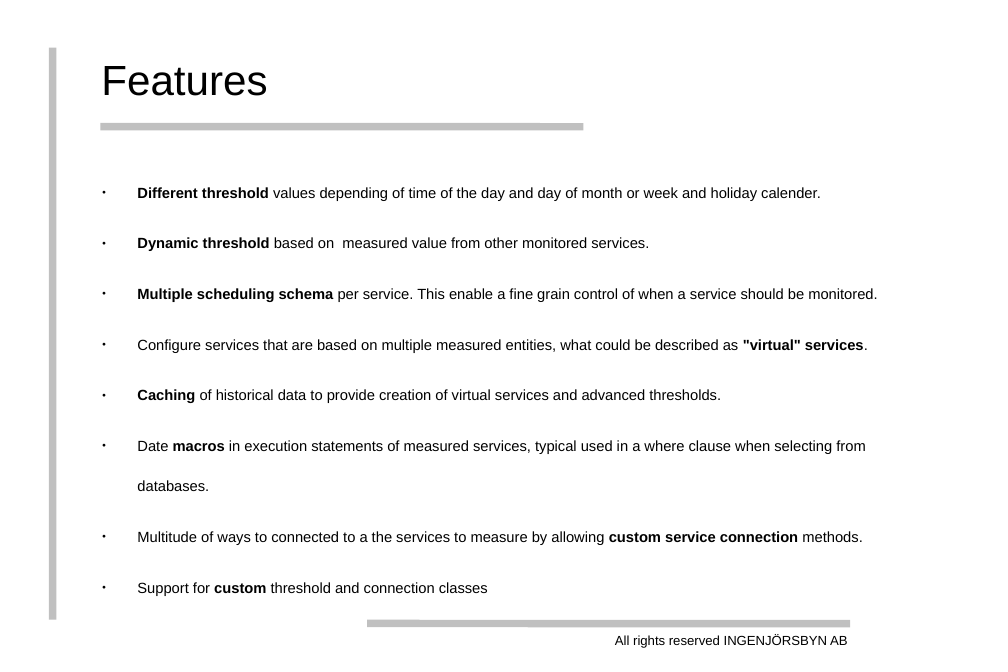
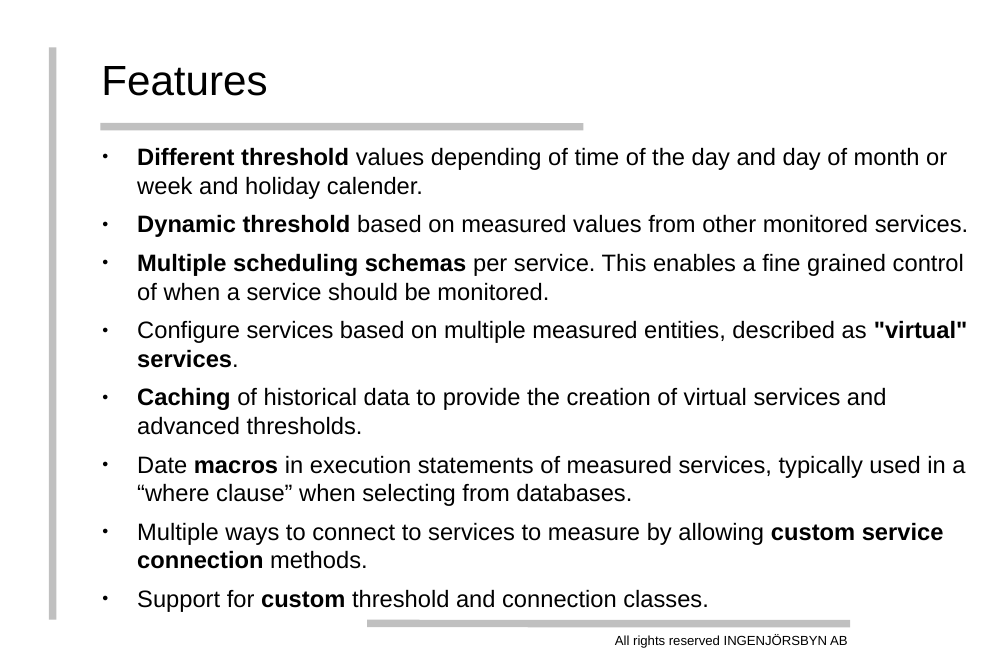
Before and after one commit to thenodon/bischeck, a slide deck: slide 15 of doc/bischeck.ppt. Drawn at 1008x672 pixels with LibreOffice and Linux fonts; fonts in the diff are those of the drawing; background and template pictures are left out. Boxes give left, top, right and bottom in pixels: in the first picture for what was removed or moved away, otherwise in the second. Text is boxed around its words. In the diff, an @@ line names an element or a change of style, - is before the commit and + after.

```diff
--- a/doc/bischeck.ppt
+++ b/doc/bischeck.ppt
@@ text "Different threshold values depending of ...": place and size @@
-text "Different threshold values depending of ..." at [137, 187, 877, 596]
+text "Different threshold values depending of ..." at [137, 147, 968, 612]
@@ text at [137, 147, 947, 199]: size 11.2 to 18 pt in "Different threshold values depending of time of ..."; line spacing 30.5pt to 21.5pt @@
@@ text at [137, 214, 968, 612]: text changed; size 11.2 to 18 pt @@
-● Dynamic threshold based on measured value from other monitored services.
-● Multiple scheduling schema per service. This enable a fine grain control of when a service should be monitored.
-● Configure services that are based on multiple measured entities, what could be described as "virtual" services.
-● Caching of historical data to provide creation of virtual services and advanced thresholds.
-● Date macros in execution statements of measured services, typical used in a where clause when selecting from databases.
-● Multitude of ways to connected to a the services to measure by allowing custom service connection methods.
-● Support for custom threshold and connection classes
+● Dynamic threshold based on measured values from other monitored services.
+● Multiple scheduling schemas per service. This enables a fine grained control of when a service should be monitored.
+● Configure services based on multiple measured entities, described as "virtual" services.
+● Caching of historical data to provide the creation of virtual services and advanced thresholds.
+● Date macros in execution statements of measured services, typically used in a “where clause” when selecting from databases.
+● Multiple ways to connect to services to measure by allowing custom service connection methods.
+● Support for custom threshold and connection classes.
```
Also in this commit, not shown: 20 other slides changed, 1 slide added, 1 slide removed, 1 other file.
